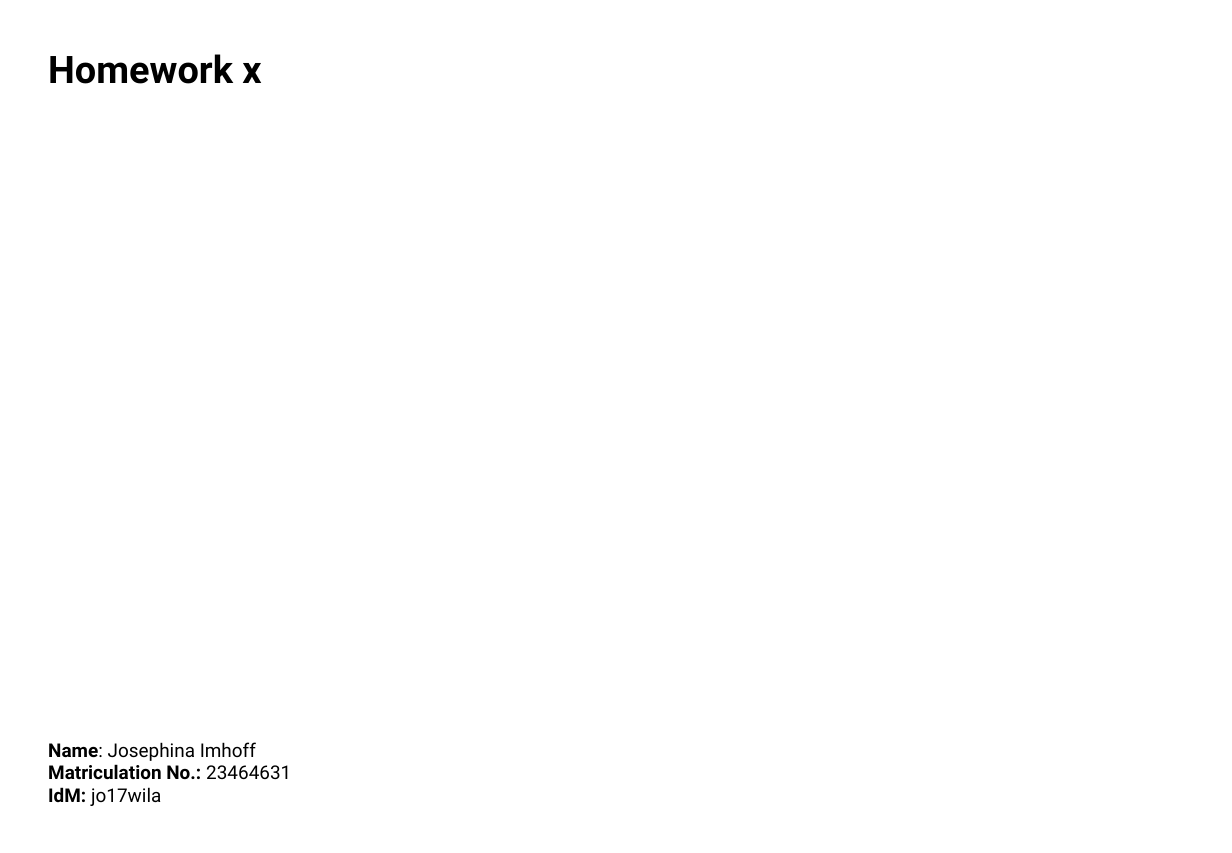
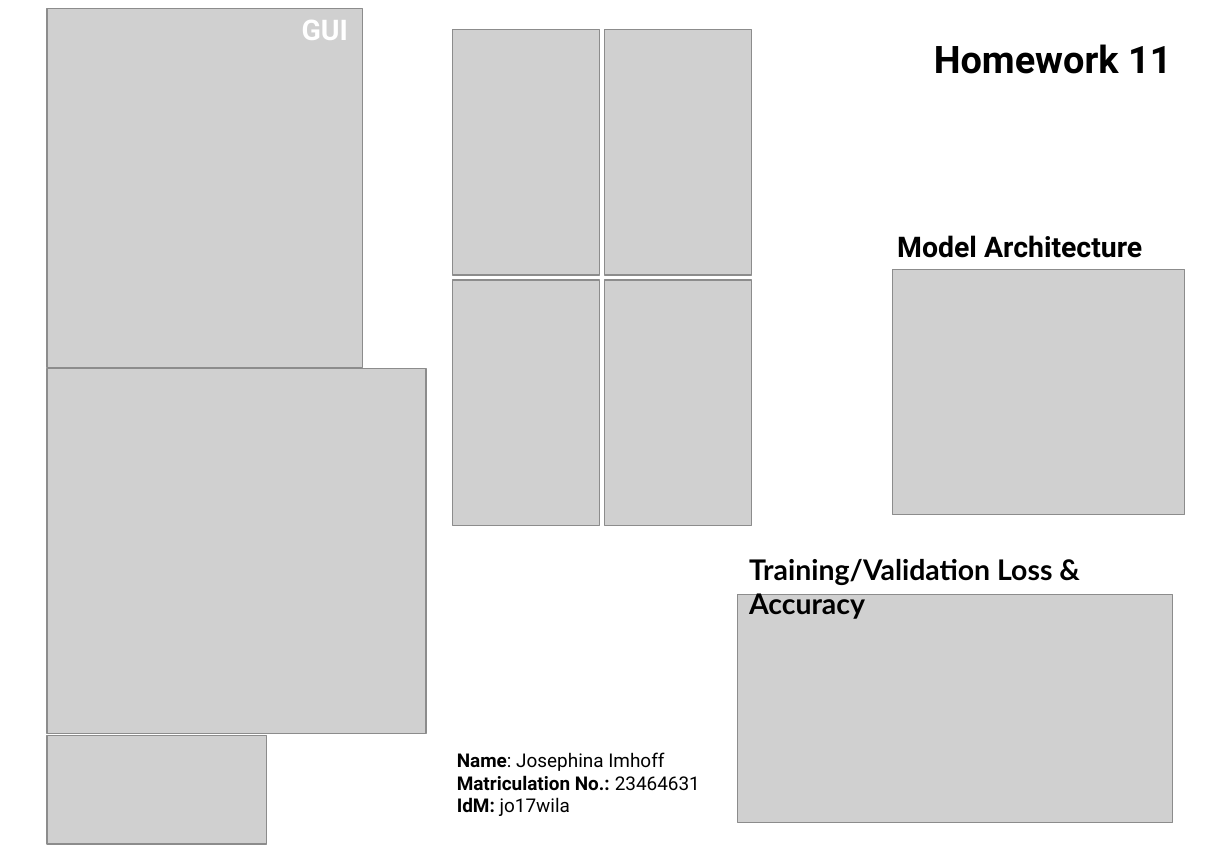
Before and after one commit to jo-phina/HW, a slide deck: slide 6 of DSSS_HW_JImhoff.pptx (slide 1 before the commit). Drawn at 1232x853 pixels with LibreOffice and Linux fonts; fonts in the diff are those of the drawing; grey boxes stand for pictures. Boxes give left, top, right and bottom in pixels: in the first picture for what was removed or moved away, otherwise in the second. Text is boxed around its words. In the diff, an @@ line names an element or a change of style, - is before the commit and + after.

```diff
--- a/DSSS_HW_JImhoff.pptx
+++ b/DSSS_HW_JImhoff.pptx
@@ picture added at box(47, 8, 362, 367) @@
@@ text added at box(302, 20, 348, 40), 18 pt, text #FFFFFF, bold @@
+GUI
@@ text at box(934, 44, 1171, 74): text changed @@
-Homework x
+Homework 11
@@ text added at box(897, 235, 1142, 258), 18 pt, text #000000, bold @@
+Model Architecture
@@ group added at box(453, 30, 752, 526): 4 pictures @@
@@ picture added at box(893, 270, 1185, 515) @@
@@ picture added at box(47, 369, 425, 734) @@
@@ text added at box(749, 559, 1052, 619), 18 pt, text #000000, bold @@
+Training/Validation Loss & Accuracy
@@ picture added at box(738, 595, 1173, 824) @@
@@ picture added at box(47, 736, 266, 844) @@
@@ text "Name: Josephina Imhoff": place and size @@
-text "Name: Josephina Imhoff" at box(48, 742, 291, 806)
+text "Name: Josephina Imhoff" at box(457, 752, 700, 816)
```
Also in this commit, not shown: 4 other files.
